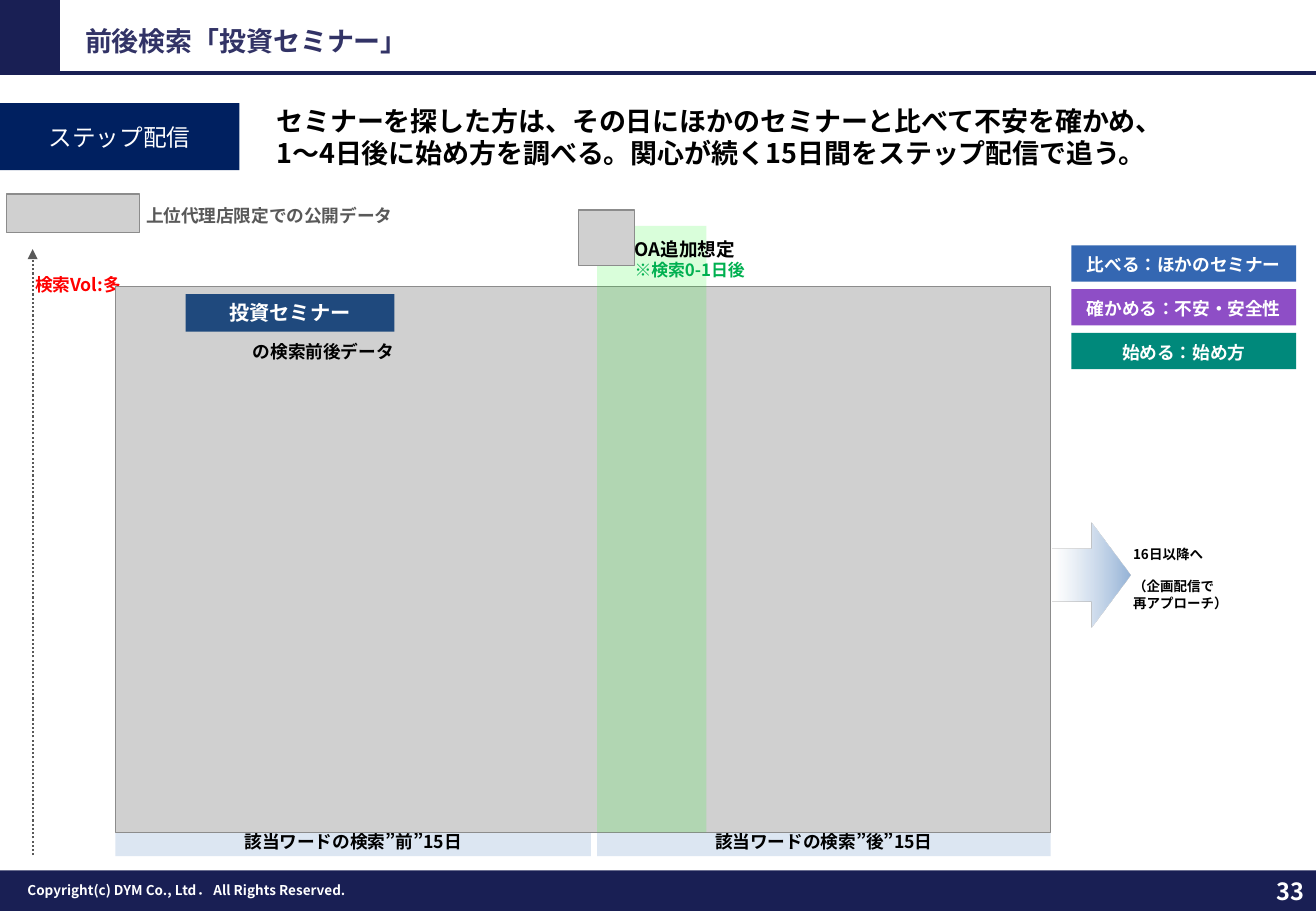
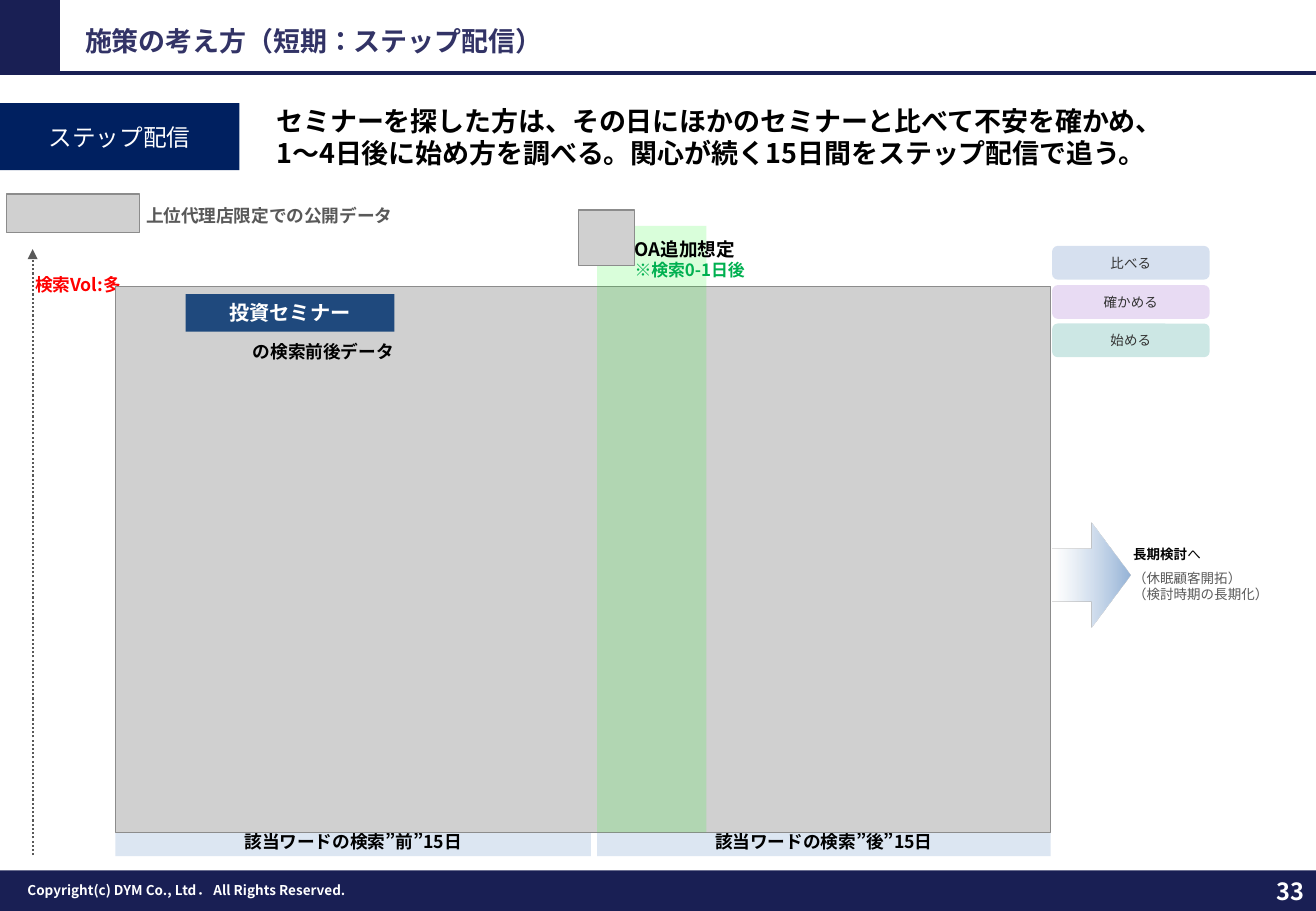
Before and after one commit to tonomura-r-dev/folder, a slide deck: slide 33 of 202610_株式会社すなおコンサルティング御中_LINE公式アカウント運用のご提案_ver7.3.pptx. Drawn at 1316x911 pixels with LibreOffice and Linux fonts; fonts in the diff are those of the drawing; grey boxes stand for pictures; background and template pictures are left out. Boxes give left, top, right and bottom in pixels: in the first picture for what was removed or moved away, otherwise in the second. Text is boxed around its words. In the diff, an @@ line names an element or a change of style, - is before the commit and + after.

```diff
--- a/202610_株式会社すなおコンサルティング御中_LINE公式アカウント運用のご提案_ver7.3.pptx
+++ b/202610_株式会社すなおコンサルティング御中_LINE公式アカウント運用のご提案_ver7.3.pptx
@@ text at [85,28,542,54]: text changed @@
-前後検索「投資セミナー」
+施策の考え方（短期：ステップ配信）
@@ rounded rectangle added at [1052,245,1210,279], fill #3467B2 at 20% opacity, 8 pt, text #333333 @@
+比べる
@@ rectangle removed at [1072,245,1297,282] @@
-比べる：ほかのセミナー
@@ rounded rectangle added at [1052,286,1210,320], fill #8E4EC6 at 20% opacity, 8 pt, text #333333 @@
+確かめる
@@ rectangle removed at [1072,289,1297,326] @@
-確かめる：不安・安全性
@@ rounded rectangle "始める": place and size @@
-rounded rectangle "始める" at [1072,333,1297,369]
+rounded rectangle "始める" at [1052,323,1210,357]
@@ rounded rectangle "始める" at [1052,323,1210,357]: rectangle to rounded rectangle; fill #00897B to #00897B at 20% opacity @@
@@ text in rounded rectangle at [1110,333,1151,346]: text changed; size 10.5 to 8 pt; text colour #FFFFFF to #333333; bold off @@
-始める：始め方
+始める
@@ text at [1133,547,1268,600]: text changed; text colour #000000 to #595959; bold off @@
-16日以降へ
-（企画配信で
-再アプローチ）
+長期検討へ
+（休眠顧客開拓）
+（検討時期の長期化）
```
Also in this commit, not shown: 2 other files.
